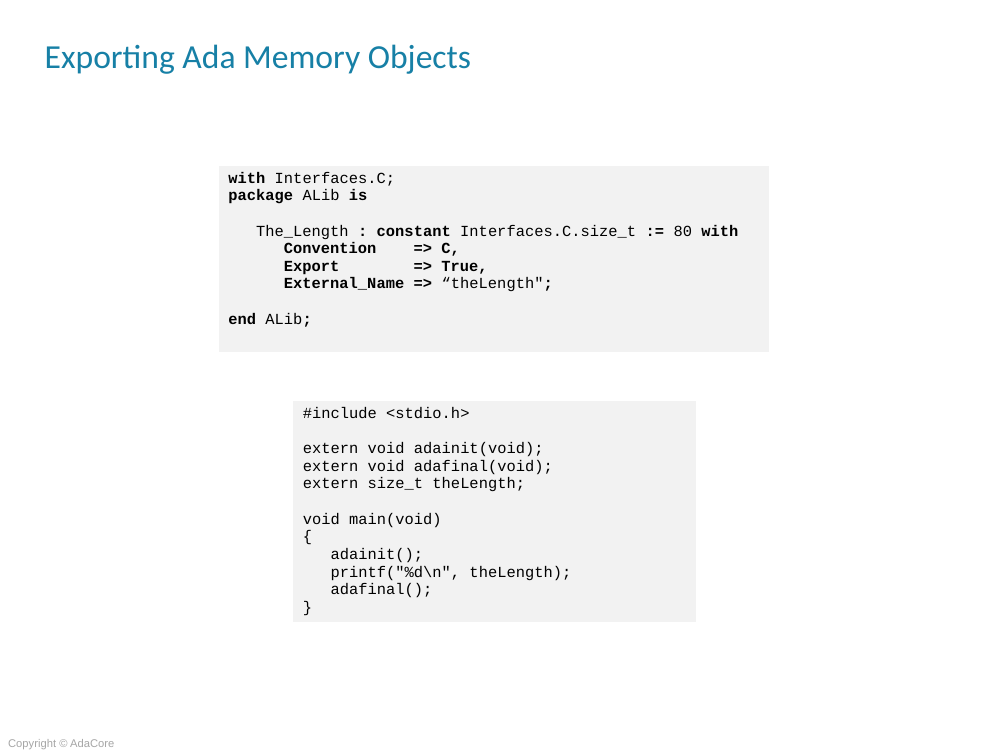
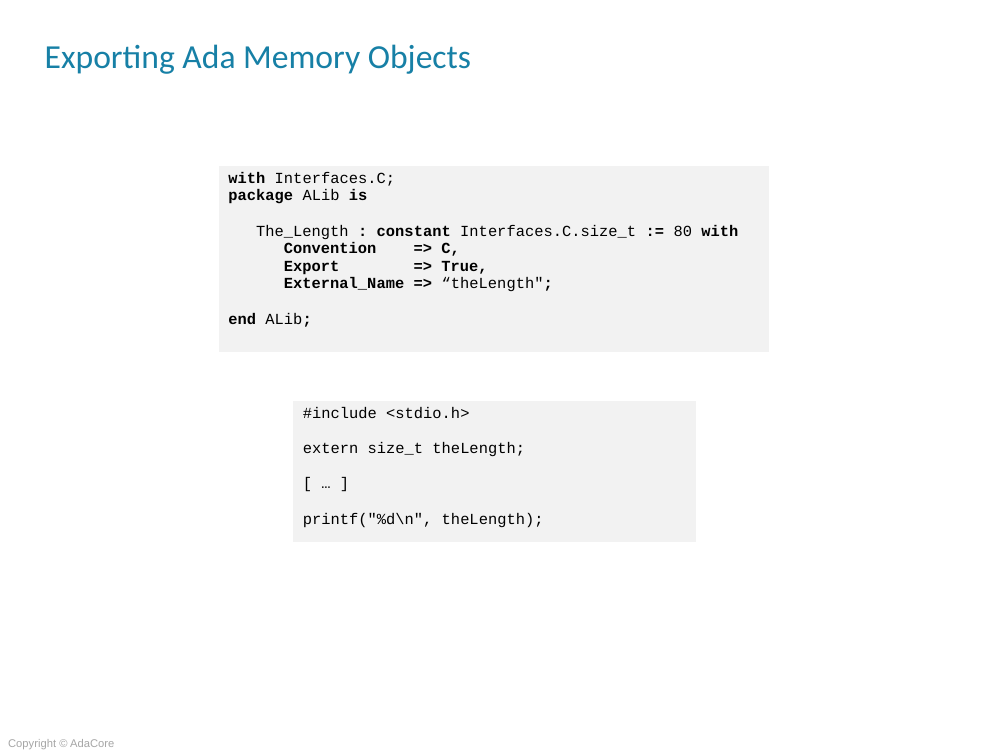
Before and after one commit to AdaCoreU/Courses, a slide deck: slide 6 of lectures/04_Mixed_Language_Programming_In_Ada/02_Ada_and_C/Slides/02_Ada_And_C.pptx (slide 7 before the commit). Drawn at 1008x756 pixels with LibreOffice and Linux fonts; fonts in the diff are those of the drawing; background and template pictures are left out. Boxes give left, top, right and bottom in pixels: in the first picture for what was removed or moved away, otherwise in the second. Text is boxed around its words. In the diff, an @@ line names an element or a change of style, - is before the commit and + after.

```diff
--- a/lectures/04_Mixed_Language_Programming_In_Ada/02_Ada_and_C/Slides/02_Ada_And_C.pptx
+++ b/lectures/04_Mixed_Language_Programming_In_Ada/02_Ada_and_C/Slides/02_Ada_And_C.pptx
@@ table at [292, 400, 696, 542] @@
@@ row 1, column 1: "#include <stdio.h> / extern void adainit(void); / extern void adafinal(void); / extern size_t theLength; / void main(void) / { / adainit(); / printf("%d\n", theLength); / adafinal(); / }" to "#include <stdio.h> / extern size_t theLength; / [ … ] / printf("%d\n", theLength);" @@
```
Also in this commit, not shown: 2 other slides changed, 1 slide added, 1 slide removed.
